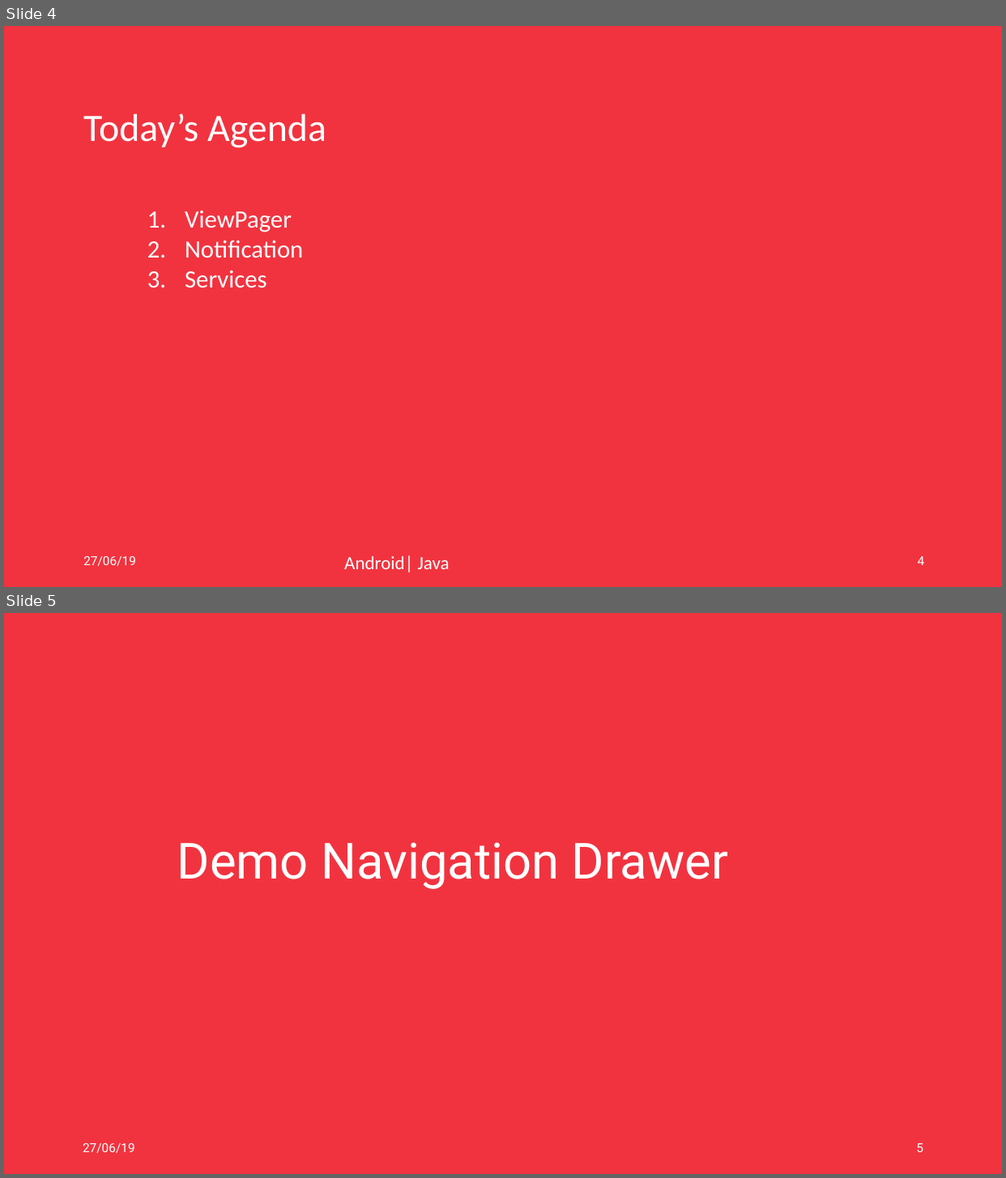
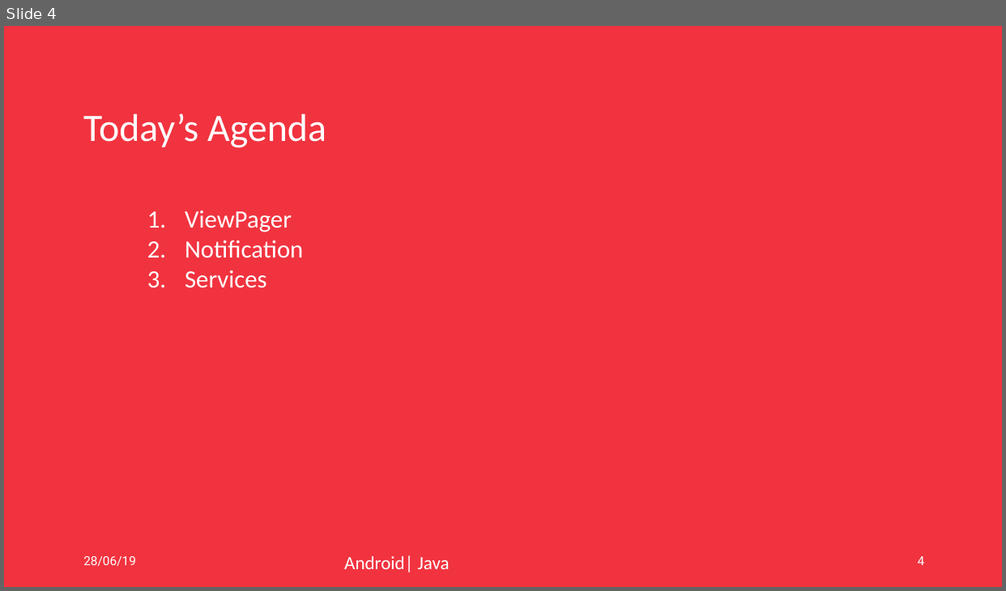
Before and after one commit to rohitjain-dev/UpgradAndroidJavaSummer, a slide deck: Android Day10.pptx. Shown one above the other, each under a label of ours: slides 4 and 5 before the commit, slide 4 after it. The pictures are 1006x1178 and 1006x591 pixels, drawn with LibreOffice and Linux fonts; fonts in the diff are those of the drawing; background and template pictures are left out. Boxes give left, top, right and bottom in pixels: in the first picture for what was removed or moved away, otherwise in the second. Text is boxed around its words. In the diff, an @@ line names an element or a change of style, - is before the commit and + after.

```diff
--- a/Android Day10.pptx
+++ b/Android Day10.pptx
@@ slide 5 removed at [4, 613, 1002, 1174], background #FFFFFF; not listed: 1 template element that a slide beside it also shows @@
@@ title removed at [177, 842, 728, 889] @@
-Demo Navigation Drawer
@@ text removed at [83, 1144, 135, 1153] @@
-27/06/19
@@ page number removed at [916, 1144, 923, 1152] @@
-5
@@ slide 4 changed as well @@
@@ text at [83, 557, 136, 566]: text changed @@
-27/06/19
+28/06/19
```
Also in this commit, not shown: 14 other slides changed, 4 other files.
